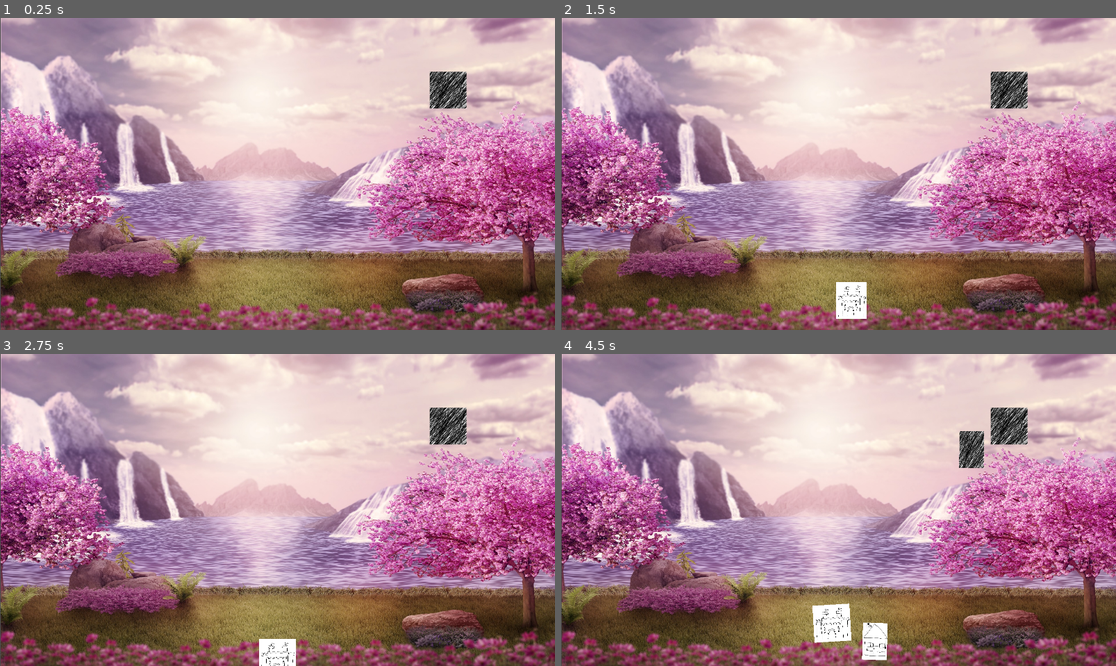
Above: before the commit, frames 1-4 (two rows, left to right).
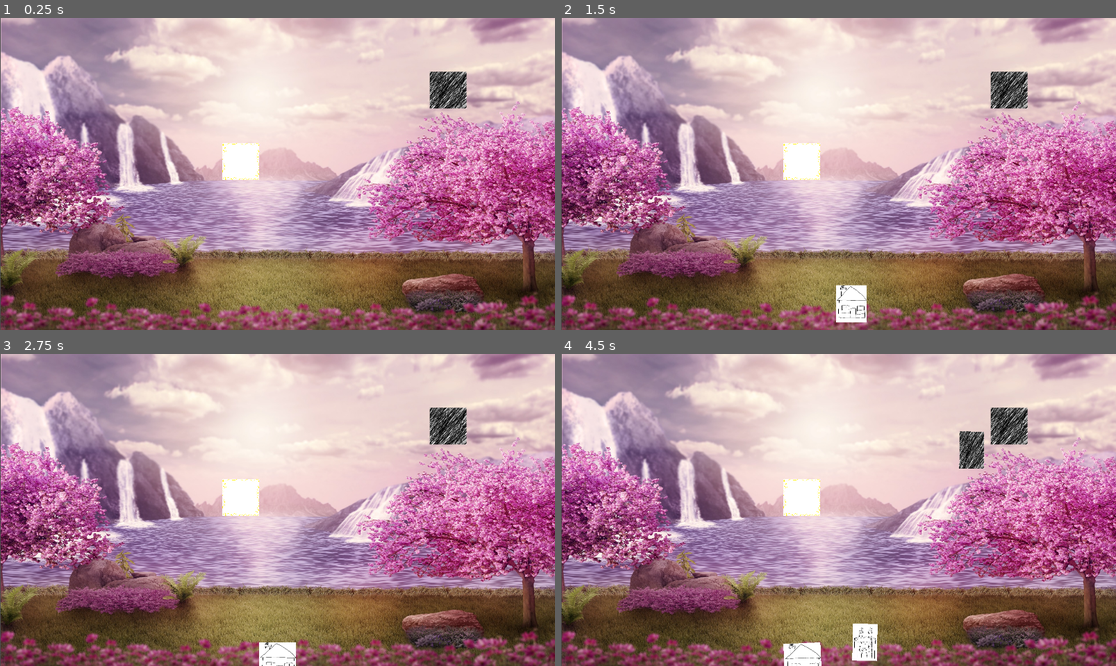
Above: after the commit, the same moments.

Repository: Reeyan283/ianCardGame
Game: Godot game, scene res://play_space.tscn
Same seed, same stepped clock (60 frames per second), same inputs: the game is played once before the commit and once after it.
Inputs (mouse positions are in pixels of both pictures, inside the frame that each line leads up to; where the layout moved, square brackets give the same spot in the first picture):
- Up to frame 1 (0.25 s): no input
- Up to frame 2 (1.5 s): click (1010, 89) at 0.5 s; click (888, 245) [888, 242] at 1.25 s
- Up to frame 3 (2.75 s): click (277, 659) [277, 656] at 2 s
- Up to frame 4 (4.5 s): click (1010, 425) at 2.75 s; click (821, 656) at 3.52 s; click (1010, 425) at 4.25 s

The runs differ from the first frame. In frame 1, 0.8% of the frame differs, in the area x 40-47%, y 40-52%; in frame 2, 1.0%; in frame 3, 1.0%; in frame 4, 2.9%, in the area x 40-77%, y 24-100%.

Commit message:
Refactoring/Reorganizing and implement ian code

Diff:
--- a/DrawDeck.gd
+++ b/DrawDeck.gd
@@ -1,6 +1,8 @@
 extends TextureButton
 
 var draw_card_list: Array =  [
+	"castle",
+	"castle",
 	"castle",
 	"house",
 	"house",
--- a/assets/cards/player_hand.gd
+++ /dev/null
@@ -1,4 +0,0 @@
-var current_card_list: Array =  [
-	"castle",
-	"house"
-]
--- /dev/null
+++ b/board/card_slot_base.gd
@@ -0,0 +1,14 @@
+extends MarginContainer
+
+
+
+
+# Called when the node enters the scene tree for the first time.
+func _ready():
+	$Background.scale = size/$Background.texture.get_size()
+	pass # Replace with function body.
+
+
+# Called every frame. 'delta' is the elapsed time since the previous frame.
+func _process(delta):
+	pass
--- /dev/null
+++ b/board/card_slot_base.tscn
@@ -0,0 +1,14 @@
+[gd_scene load_steps=3 format=3 uid="uid://dldp6ayg0exgg"]
+
+[ext_resource type="Script" path="res://board/card_slot_base.gd" id="1_hyecm"]
+[ext_resource type="Texture2D" uid="uid://cxq0vycrpbb40" path="res://assets/cards/focusBorder.png" id="2_m5c50"]
+
+[node name="CardSlotBase" type="MarginContainer"]
+offset_right = 481.0
+offset_bottom = 481.0
+pivot_offset = Vector2(240, 240)
+script = ExtResource("1_hyecm")
+
+[node name="Background" type="Sprite2D" parent="."]
+texture = ExtResource("2_m5c50")
+centered = false
--- a/cards/card_base.gd
+++ b/cards/card_base.gd
@@ -1,6 +1,8 @@
 extends MarginContainer
 
 @onready var card_database: Script = preload("res://assets/cards/card_database.gd")
+@onready var play_space = $'../../../'
+
 var card_name : String
 @onready var card_info: Array = card_database.DATA.get(card_database[card_name])
 @onready var card_img_path: String = str("res://assets/cards/", card_info[0], "/", card_name, ".png")
@@ -17,6 +19,7 @@
 var focus_time: float = 0.25
 var freeze_time: float = 0
 var in_mouse_time: float = 0.1
+var draw_shift_delay: float = 0.55
 
 # Card States
 enum{
@@ -42,14 +45,117 @@
 
 
 var setup_flag: bool = true
+var draw_shift_flag: bool = true
 var start_scale: Vector2 = Vector2()
 var hand_pos: Vector2 = Vector2()
 var focus_size: float = 2
 var focus_organize_flag: bool = true
 var hand_card_count: int = 0
+var card_select_flag: bool = true
 var index = 0
 
-var card_select_flag: bool = true
+func _physics_process(delta):
+	match state:
+		InHand:
+			pass
+		InPlay:
+			pass
+		InMouse:
+			if setup_flag:
+				setup()
+			if t <=1:
+				position = start_pos.lerp(get_global_mouse_position() - play_space.CARD_SIZE * .5, t)
+				rotation = start_rot * (1-t) + 0*t
+				scale = start_scale * (1-t) + orignal_scale * t
+
+				increment_t(delta,in_mouse_time)
+			else:
+				position = get_global_mouse_position() - play_space.CARD_SIZE * .5
+				rotation = target_rot
+		FocusInHand:
+			if setup_flag:
+				setup()
+			if t <=1:
+				position = start_pos.lerp(target_pos, t)
+				rotation = start_rot * (1-t) + target_rot * t
+				scale = start_scale * (1-t) + orignal_scale * focus_size * t
+
+				increment_t(delta,focus_time)
+
+				if focus_organize_flag:
+					focus_organize_flag = false
+					hand_card_count = get_parent().get_child_count()
+
+					for i in hand_card_count:
+						if i < index:
+							align_neighbor_card(i, false, 1)
+						elif i > index:
+							align_neighbor_card(i, true, 1)
+
+			else:
+				position = target_pos
+				rotation = target_rot
+				scale = orignal_scale * focus_size
+
+		MoveDrawnCardToHand:
+			if setup_flag:
+				setup()
+			if t <=1:
+				position = start_pos.lerp(target_pos, t)
+				rotation = start_rot * (1-t) + target_rot*t
+				scale.x = orignal_scale.x * abs(2*t - 1)
+
+				if $CardBack.visible:
+					if t >= 0.5:
+						$CardBack.visible = false
+
+				increment_t(delta,draw_time)
+
+				#if t >= draw_shift_delay and draw_shift_flag:
+				#	play_space.alignCards(true, 1)
+				#	draw_shift_flag = false
+			else:
+				position = target_pos
+				rotation = target_rot
+				scale.x = orignal_scale.x
+				state = InHand
+				t = 0
+
+		OrganiseHand:
+			if setup_flag:
+				setup()
+			if t <=1:
+				position = start_pos.lerp(target_pos, t)
+				rotation = start_rot * (1-t) + target_rot*t
+				scale = start_scale * (1-t) + orignal_scale*t
+				increment_t(delta,organize_time)
+			else:
+				position = target_pos
+				rotation = target_rot
+				scale = orignal_scale
+				state = InHand
+				t = 0
+
+func align_neighbor_card(card_index : int, right : bool, spread_factor: float):
+	var card = $'../'.get_child(card_index)
+	if right:
+		card.target_pos = card.hand_pos + spread_factor * Vector2(65, 0)
+	else:
+		card.target_pos = card.hand_pos - spread_factor * Vector2(65, 0)
+
+	card.freeze_time = 0
+	card.setup_flag = true
+
+	if not card.state == MoveDrawnCardToHand:
+		card.state = OrganiseHand
+
+func setup():
+	start_pos = position
+	start_rot = rotation
+	start_scale = scale
+	t = 0
+	setup_flag = false
+
 func _input(event):
 	match state:
 		FocusInHand, InMouse:
@@ -58,114 +164,17 @@
 					state = InMouse
 					setup_flag = true
 					card_select_flag = false
-				else:
+			elif event.is_action_released("ui_select"):
+				if not card_select_flag:
 					target_pos = hand_pos
 					state = OrganiseHand
-					$'../../'.alignCards(get_node("../../Cards"), $'../../'.HAND_SPREAD_ANGLE, false, 0)
+					play_space.alignCards(false, 0)
 					setup_flag = true
 					focus_organize_flag = true
 					card_select_flag = true
+
 		InPlay:
 			pass
-
-
-func _physics_process(delta):
-	match state:
-		InHand:
-			pass
-		InPlay:
-			pass
-		InMouse:
-			if setup_flag:
-				setup()
-			if t <=1:
-				position = start_pos.lerp(get_global_mouse_position() - $'../../'.CARD_SIZE * .5, t)
-				rotation = start_rot * (1-t) + 0*t
-				scale = start_scale * (1-t) + orignal_scale * t
-
-				increment_t(delta,in_mouse_time)
-			else:
-				position = get_global_mouse_position() - $'../../'.CARD_SIZE * .5
-				rotation = target_rot
-		FocusInHand:
-			if setup_flag:
-				setup()
-			if t <=1:
-				position = start_pos.lerp(target_pos, t)
-				rotation = start_rot * (1-t) + target_rot * t
-				scale = start_scale * (1-t) + orignal_scale * focus_size * t
-
-				increment_t(delta,focus_time)
-
-				if focus_organize_flag:
-					focus_organize_flag = false
-					hand_card_count = get_node("../../Cards").get_child_count()
-
-					for i in hand_card_count:
-						if i < index:
-							align_neighbor_card(i, false, 1)
-						elif i > index:
-							align_neighbor_card(i, true, 1)
-
-			else:
-				position = target_pos
-				rotation = target_rot
-				scale = orignal_scale * focus_size
-
-		MoveDrawnCardToHand:
-			if setup_flag:
-				setup()
-			if t <=1:
-				position = start_pos.lerp(target_pos, t)
-				rotation = start_rot * (1-t) + target_rot*t
-				scale.x = orignal_scale.x * abs(2*t - 1)
-
-				if $CardBack.visible:
-					if t >= 0.5:
-						$CardBack.visible = false
-
-				increment_t(delta,draw_time)
-			else:
-				print(target_pos)
-				position = target_pos
-				rotation = target_rot
-				scale.x = orignal_scale.x
-				state = InHand
-				t = 0
-		OrganiseHand:
-			if setup_flag:
-				setup()
-			if t <=1:
-				position = start_pos.lerp(target_pos, t)
-				rotation = start_rot * (1-t) + target_rot*t
-				scale = start_scale * (1-t) + orignal_scale*t
-				increment_t(delta,organize_time)
-			else:
-				position = target_pos
-				rotation = target_rot
-				scale = orignal_scale
-				state = InHand
-				t = 0
-
-func align_neighbor_card(card_index : int, right : bool, spread_factor: float):
-	var card = $'../'.get_child(card_index)
-	if right:
-		card.target_pos = card.hand_pos + spread_factor * Vector2(65, 0)
-	else:
-		card.target_pos = card.hand_pos - spread_factor * Vector2(65, 0)
-
-	card.freeze_time = 0
-	card.setup_flag = true
-
-	if not card.state == MoveDrawnCardToHand:
-		card.state = OrganiseHand
-
-func setup():
-	start_pos = position
-	start_rot = rotation
-	start_scale = scale
-	t = 0
-	setup_flag = false
 
 func _on_focus_mouse_entered():
 	match state:
@@ -174,7 +183,7 @@
 			target_rot = 0
 			target_pos = hand_pos
 			freeze_time = 0
-			target_pos.y = get_viewport().size.y - $'../../'.CARD_SIZE.y * focus_size * .75
+			target_pos.y = get_viewport().size.y - play_space.CARD_SIZE.y * focus_size * .75
 
 			state = FocusInHand
 
@@ -184,7 +193,7 @@
 		FocusInHand:
 			target_pos = hand_pos
 			state = OrganiseHand
-			$'../../'.alignCards(get_node("../../Cards"), $'../../'.HAND_SPREAD_ANGLE, false, 0)
+			play_space.alignCards(false, 0)
 			setup_flag = true
 			focus_organize_flag = true
 
--- a/play_space.gd
+++ b/play_space.gd
@@ -1,25 +1,28 @@
 extends Node2D
 
 const CARD_BASE = preload("res://cards/card_base.tscn")
-const PLAYER_HAND = preload("res://assets/cards/player_hand.gd")
-var player_hand = PLAYER_HAND.new()
-
+const CARD_SLOT = preload("res://board/card_slot_base.tscn")
 
 const CARD_SIZE = Vector2(128, 128)
 
 var card_selected = []
-@onready var deck_size: int = player_hand.current_card_list.size()
 
-@onready var hand_circle_center: Vector2 = Vector2(get_viewport().size.x, get_viewport().size.y) * Vector2(0.5, 2.75)
-@onready var hand_circle_radius: int = get_viewport().size.x * 1
+@onready var hand_circle_center: Vector2 = Vector2(get_viewport().size.x, get_viewport().size.y) * Vector2(0.5, 3.65)
+@onready var hand_circle_radius: int = get_viewport().size.x * 1.5
 
 var hand_circle_angle: float = 0
 var hand_circle_angle_vector: Vector2 = Vector2()
-const HAND_SPREAD_ANGLE: float = .07
+const HAND_SPREAD_ANGLE: float = .047
 
 var hand_card_count = 0
 
+var card_slot_states = []
 func _ready():
+	var card_slot = CARD_SLOT.instantiate()
+	card_slot.position = get_viewport().size * 0.4
+	card_slot.size = CARD_SIZE
+	$CardSlots.add_child(card_slot)
+	card_slot_states.append(false)
 	pass
 
 func draw_card(deck : Array) -> String:
@@ -42,22 +45,23 @@
 
 	new_card.index = hand_card_count
 
-	alignCards(get_node("Cards"), HAND_SPREAD_ANGLE, true, 0.55)
+	alignCards(true, 0.55)
 
-	$Cards.add_child(new_card)
+	$Cards/Hand.add_child(new_card)
 
 	hand_card_count += 1
 
 	return new_card.card_name
 
-func alignCards(cards_node : Node, angle_iteration : float, new_card : bool, delay : float):
+func alignCards(new_card : bool, delay : float):
+	var cards_node: Node = get_node("Cards/Hand")
 	var card_count: int = cards_node.get_child_count()
 	if not new_card:
 		card_count -= 1
 	var i = 0
 
 	for card : MarginContainer in cards_node.get_children():
-		hand_circle_angle = PI/2 + angle_iteration * (float(card_count)/2 - i)
+		hand_circle_angle = PI/2 + HAND_SPREAD_ANGLE * (float(card_count)/2 - i)
 		hand_circle_angle_vector = hand_circle_radius * Vector2(cos(hand_circle_angle), -sin(hand_circle_angle))
 		card.target_pos = hand_circle_center + hand_circle_angle_vector - card.size.x * Vector2(.5,.5)
 		card.hand_pos = card.target_pos
@@ -70,8 +74,6 @@
 		if card.state == card.InHand:
 			card.state = card.OrganiseHand
 			card.start_pos = card.position
-			if card.target_pos == card.position:
-				card.freeze_time = delay
 		elif card.state == card.MoveDrawnCardToHand:
 			card.start_pos = card.target_pos - ((card.target_pos - card.position)/(1-card.t))
 
--- a/play_space.tscn
+++ b/play_space.tscn
@@ -9,7 +9,13 @@
 [node name="PlaySpace" type="Node2D"]
 script = ExtResource("1_1f80y")
 
+[node name="CardSlots" type="Node" parent="."]
+
 [node name="Cards" type="Node" parent="."]
+
+[node name="Hand" type="Node" parent="Cards"]
+
+[node name="Playing" type="Node" parent="Cards"]
 
 [node name="Background" type="Sprite2D" parent="."]
 position = Vector2(963, 544)
--- a/tile_base.gd
+++ /dev/null
@@ -1,14 +0,0 @@
-extends Node
-
-@onready var card_database: Script = preload("res://assets/cards/card_database.gd")
-var card_name = "castle"
-@onready var card_img_path: String = str("res://assets/cards/", card_info[0], "/", "house", ".png")
-
-@onready var orignal_scale: Vector2 = scale
-
-func _ready():
-
-	var card_size = size
-
-	$GameBoard.texture = ImageTexture.create_from_image(Image.load_from_file(card_img_path))
-	$GameBoard.scale = card_size/$Card.texture.get_size(
